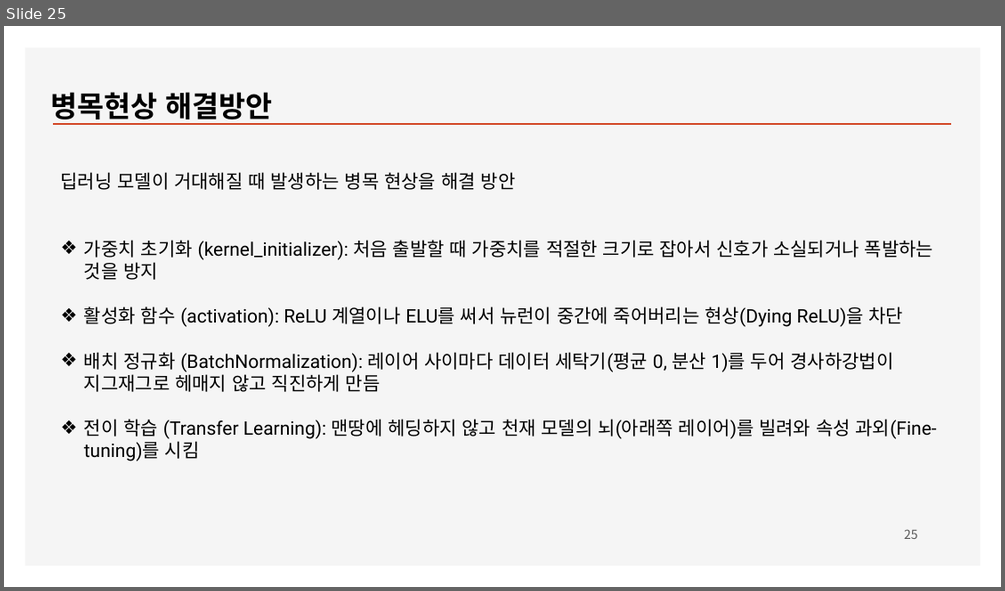
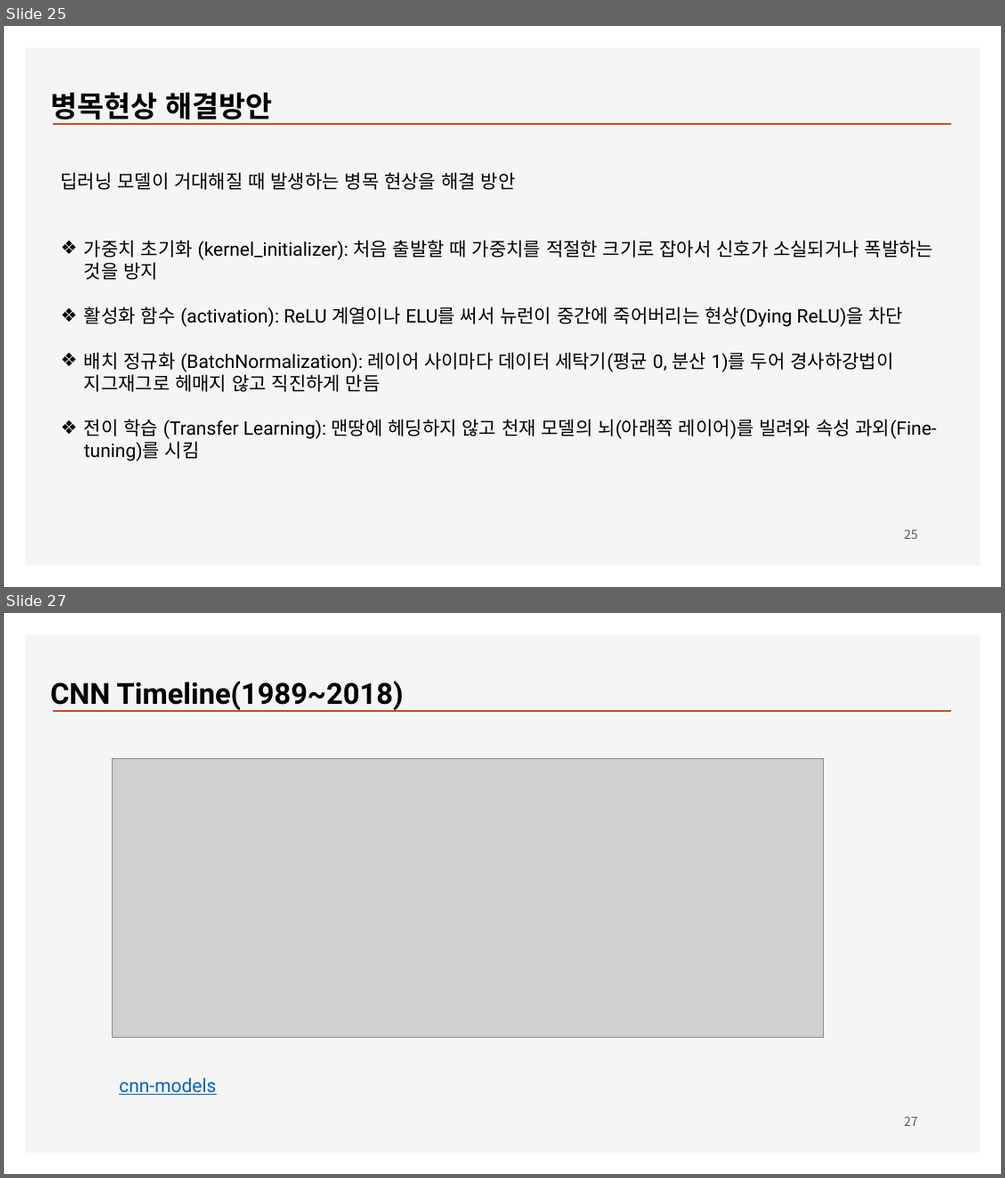
Before and after one commit to ancestor9/2026_Fall_Deep-Learning-with-Python, a slide deck: Chapter 09 ConvNet architecture patterns.pptx. Shown one above the other, each under a label of ours: slide 25 before the commit, slides 25 and 27 after it; the slides between them are not shown. The pictures are 1005x591 and 1005x1178 pixels, drawn with LibreOffice and Linux fonts; fonts in the diff are those of the drawing; grey boxes stand for pictures; background and template pictures are left out. Boxes give left, top, right and bottom in pixels: in the first picture for what was removed or moved away, otherwise in the second. Text is boxed around its words. In the diff, an @@ line names an element or a change of style, - is before the commit and + after.

```diff
--- a/Chapter 09 ConvNet architecture patterns.pptx
+++ b/Chapter 09 ConvNet architecture patterns.pptx
@@ slide 27 added at [4,613,1001,1174], background #FFFFFF; not listed: 2 template elements that a slide beside it also shows @@
@@ text added at [50,681,404,711], 28 pt, text #000000, bold @@
+CNN Timeline(1989~2018)
@@ picture added at [112,759,824,1038] @@
@@ text added at [119,1078,216,1094], 18 pt, text #0563C1, underline @@
+cnn-models
@@ page number added at [904,1116,918,1126], 12 pt, text #595959 @@
+27
```
Also in this commit, not shown: 4 other slides added.
